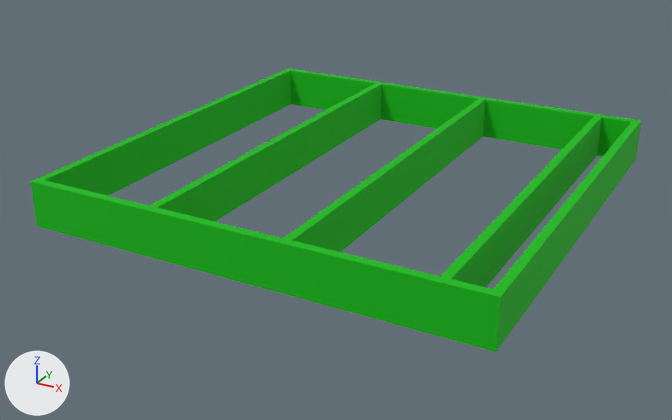
The glTF model packages/core/tests/outputs/modeler/wall.glb, before and after one commit.
Before and after are seen from a camera (50 mm lens) standing at (2781.0, -4483.0, 1514.0) and looking at (932.0, -1121.0, -167.0). The lights are fixed; the arrows at lower left show +X, +Y and +Z. The older version comes first.

Objects in the first picture: 'shape_10', 'shape_11', 'shape_5', 'shape_6', 'shape_7', 'shape_8', 'shape_9'.
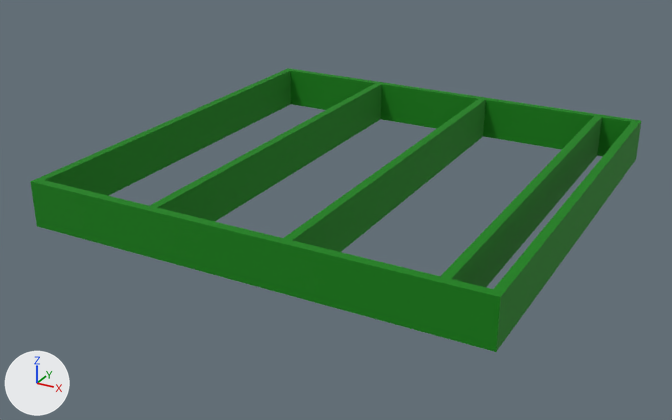
Where the change shows, as pixel boxes (x1, y1, x2, y2) in the pictures (672 x 420 px):
'shape_11', recoloured: (31, 179, 505, 352) in both
'shape_10', recoloured: (285, 68, 641, 162) in both
'shape_5', recoloured: (37, 70, 291, 196) in both
'shape_6', recoloured: (150, 83, 381, 222) in both
'shape_7', recoloured: (284, 99, 486, 252) in both
'shape_9', recoloured: (494, 122, 640, 346) in both
'shape_8', recoloured: (441, 116, 602, 287) in both

The change, as a list of edits to the scene's bpy script:
```text
Change mat_mesh_material:
    mat_mesh_material.base_color: (0.0, 0.502, 0.0) -> (0.0, 0.216, 0.0)  # green #00bc00 -> green #008000
Change mat_mesh_material_001:
    mat_mesh_material_001.base_color: (0.0, 0.502, 0.0) -> (0.0, 0.216, 0.0)  # green #00bc00 -> green #008000
Change mat_mesh_material_002:
    mat_mesh_material_002.base_color: (0.0, 0.502, 0.0) -> (0.0, 0.216, 0.0)  # green #00bc00 -> green #008000
Change mat_mesh_material_003:
    mat_mesh_material_003.base_color: (0.0, 0.502, 0.0) -> (0.0, 0.216, 0.0)  # green #00bc00 -> green #008000
Change mat_mesh_material_004:
    mat_mesh_material_004.base_color: (0.0, 0.502, 0.0) -> (0.0, 0.216, 0.0)  # green #00bc00 -> green #008000
Change mat_mesh_material_005:
    mat_mesh_material_005.base_color: (0.0, 0.502, 0.0) -> (0.0, 0.216, 0.0)  # green #00bc00 -> green #008000
Change mat_mesh_material_006:
    mat_mesh_material_006.base_color: (0.0, 0.502, 0.0) -> (0.0, 0.216, 0.0)  # green #00bc00 -> green #008000
```
